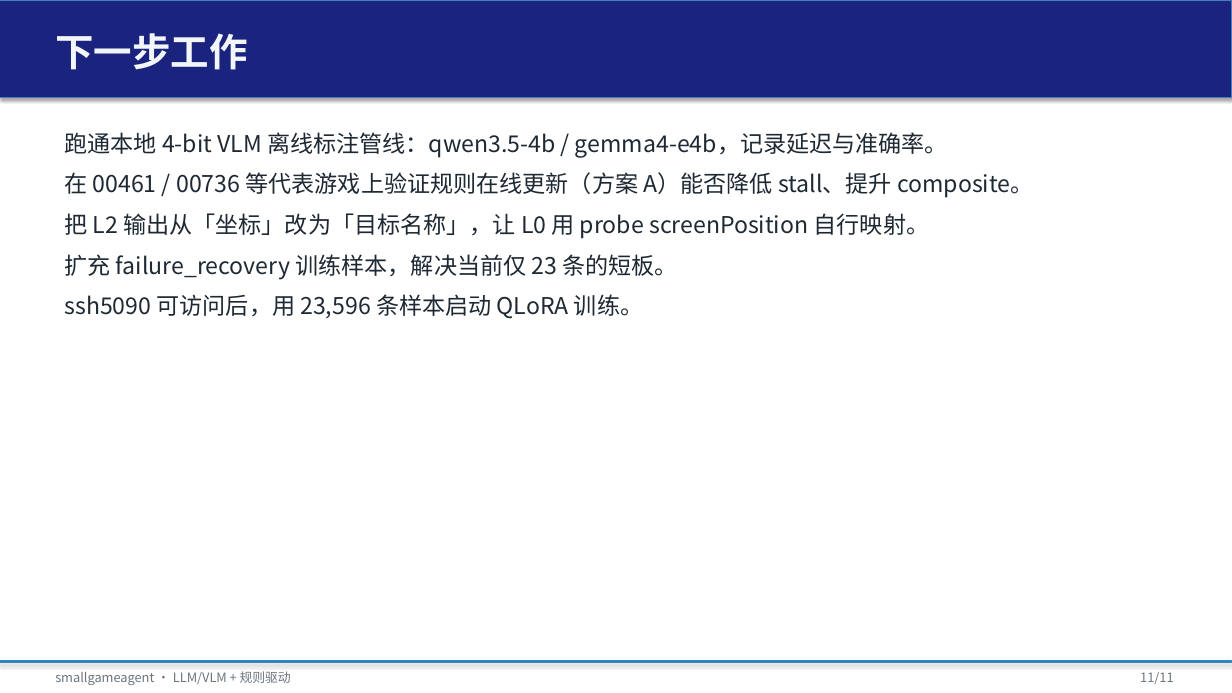
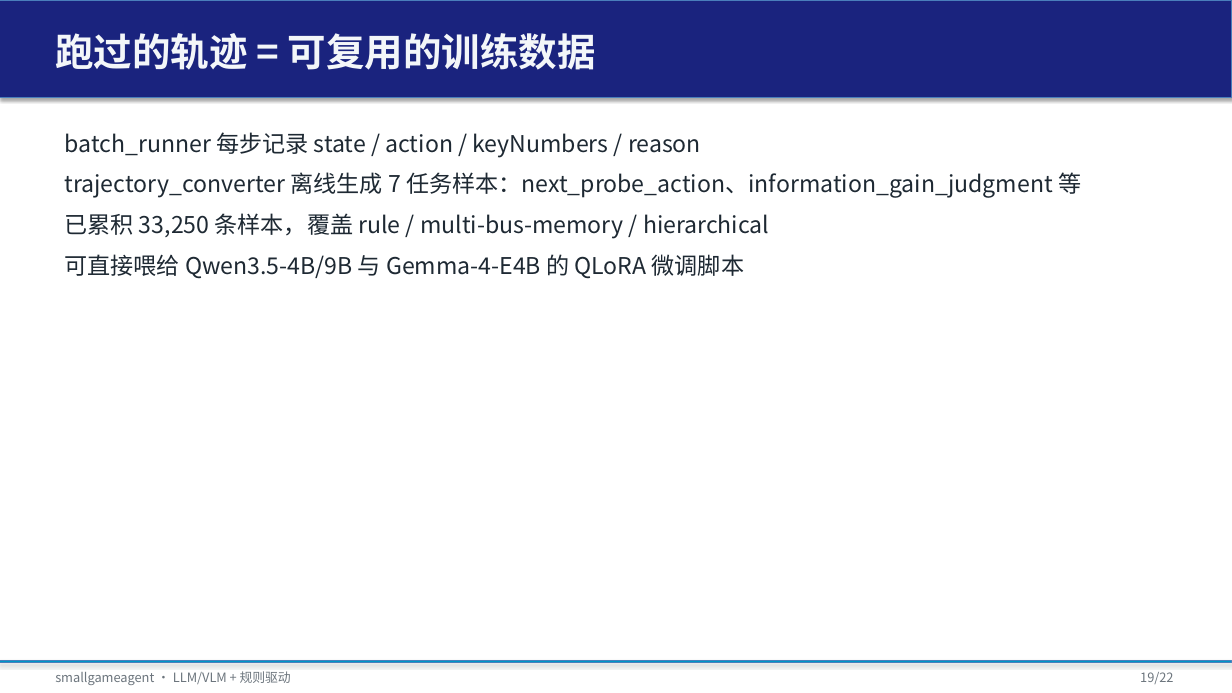
Before and after one commit to tzhazuma/smallgameagent, a slide deck: slide 19 of reports/smallgameagent_report.pptx (slide 11 before the commit). Drawn at 1232x693 pixels with LibreOffice and Linux fonts; fonts in the diff are those of the drawing. Boxes give left, top, right and bottom in pixels: in the first picture for what was removed or moved away, otherwise in the second. Text is boxed around its words. In the diff, an @@ line names an element or a change of style, - is before the commit and + after.

```diff
--- a/reports/smallgameagent_report.pptx
+++ b/reports/smallgameagent_report.pptx
@@ text at box(55, 33, 596, 70): text changed @@
-下一步工作
+跑过的轨迹 = 可复用的训练数据
@@ text at box(64, 132, 1081, 279): text changed @@
-跑通本地 4-bit VLM 离线标注管线：qwen3.5-4b / gemma4-e4b，记录延迟与准确率。
-在 00461 / 00736 等代表游戏上验证规则在线更新（方案 A）能否降低 stall、提升 composite。
-把 L2 输出从「坐标」改为「目标名称」，让 L0 用 probe screenPosition 自行映射。
-扩充 failure_recovery 训练样本，解决当前仅 23 条的短板。
-ssh5090 可访问后，用 23,596 条样本启动 QLoRA 训练。
+batch_runner 每步记录 state / action / keyNumbers / reason
+trajectory_converter 离线生成 7 任务样本：next_probe_action、information_gain_judgment 等
+已累积 33,250 条样本，覆盖 rule / multi-bus-memory / hierarchical
+可直接喂给 Qwen3.5-4B/9B 与 Gemma-4-E4B 的 QLoRA 微调脚本
@@ text at box(1140, 672, 1173, 684): text changed @@
-11/11
+19/22
```
Also in this commit, not shown: 7 other slides changed, 13 slides added, 2 slides removed, 8 other files.
